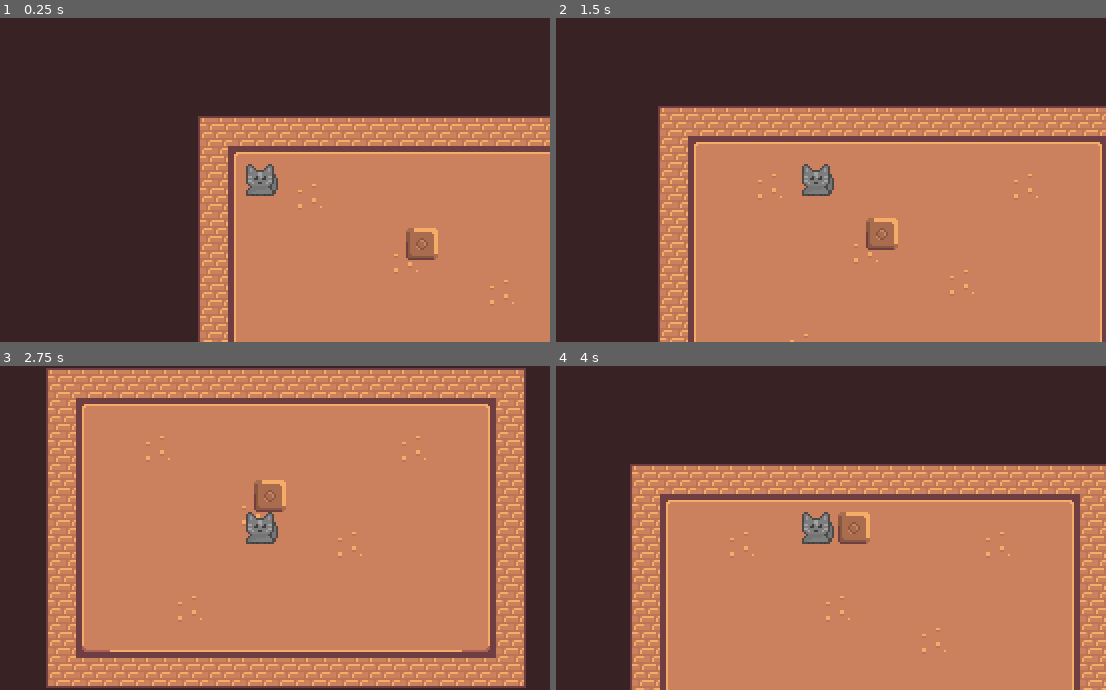
Above: before the commit, frames 1-4 (two rows, left to right).
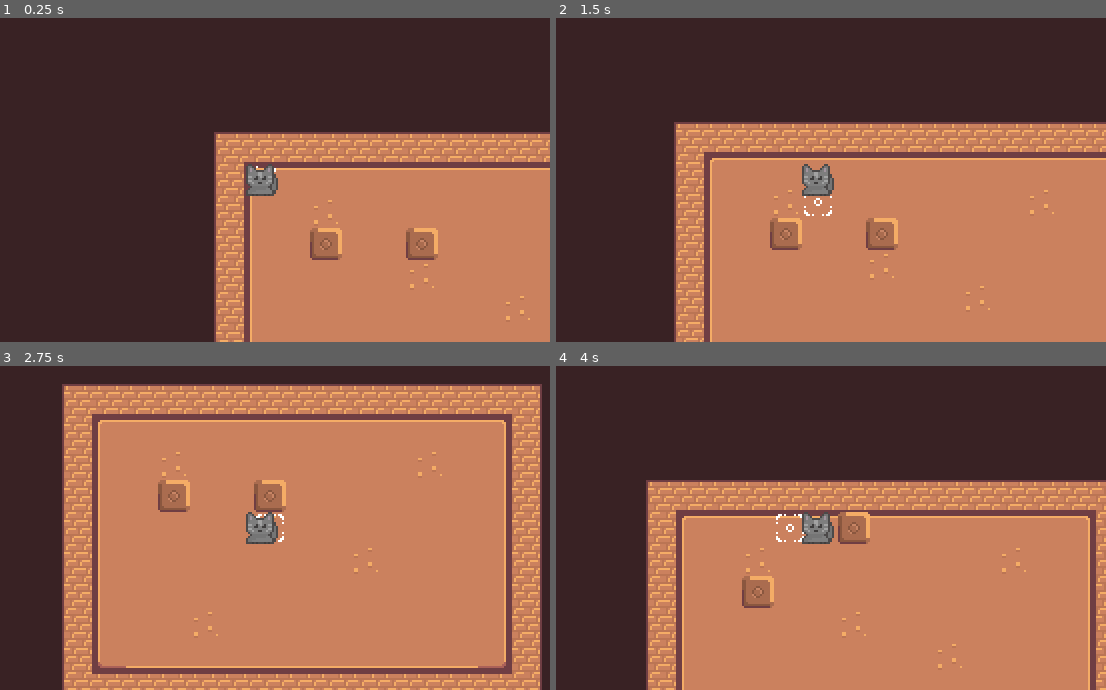
Above: after the commit, the same moments.

Repository: NeoRain314/GodotProjects
Game: Godot game, scene res://scenes/main.tscn
Two runs of this game, one before a commit and one after it. Both use one fixed random seed, a clock stepped at 60 frames per second and the inputs below. Before the commit the project starts from res://main.tscn.
Inputs:
- Up to frame 1 (0.25 s): no input
- Up to frame 2 (1.5 s): tap Enter at 0.5 s; hold D (move_right) 0.53-1.28 s; hold S (move_down) from 1.28 s (still down)
- Up to frame 3 (2.75 s): release S (move_down) at 2.03 s; hold D (move_right) from 2.03 s (still down)
- Up to frame 4 (4 s): release D (move_right) at 2.78 s; hold W (move_up) 2.78-3.53 s; hold A (move_left) from 3.53 s (still down)

The runs differ from the first frame. In frame 1, 12% of the frame differs, in the area x 36-100%, y 30-100%; in frame 2, 15%; in frame 3, 28%, in the area x 8-99%, y 0-100%; in frame 4, 16%.

Commit message:
changed box move code for multiple boxes

Diff:
--- a/CatBox Quest/project.godot
+++ b/CatBox Quest/project.godot
@@ -11,7 +11,7 @@
 [application]
 
 config/name="CatBox Quest"
-run/main_scene="res://main.tscn"
+run/main_scene="res://scenes/main.tscn"
 config/features=PackedStringArray("4.2", "GL Compatibility")
 config/icon="res://icon.svg"
 
@@ -22,6 +22,14 @@
 window/size/window_width_override=1152
 window/size/window_height_override=648
 window/stretch/mode="canvas_items"
+
+[file_customization]
+
+folder_colors={
+"res://assets/": "purple",
+"res://scenes/": "blue",
+"res://scripts/": "gray"
+}
 
 [input]
 
--- a/CatBox Quest/box.tscn
+++ b/CatBox Quest/scenes/box.tscn
@@ -1,7 +1,7 @@
 [gd_scene load_steps=6 format=3 uid="uid://csk50xgnp4st"]
 
 [ext_resource type="Texture2D" uid="uid://ffr6hmq22xqk" path="res://assets/littleCatTestTileset.png" id="1_yux1r"]
-[ext_resource type="Script" path="res://box.gd" id="2_5i0ex"]
+[ext_resource type="Script" path="res://scripts/box.gd" id="2_dpfnd"]
 
 [sub_resource type="AtlasTexture" id="AtlasTexture_j0crl"]
 atlas = ExtResource("1_yux1r")
@@ -17,7 +17,7 @@
 [node name="Box" type="Sprite2D"]
 position = Vector2(88, 8)
 texture = SubResource("AtlasTexture_j0crl")
-script = ExtResource("2_5i0ex")
+script = ExtResource("2_dpfnd")
 
 [node name="BoxSprite2D" type="Sprite2D" parent="."]
 texture = SubResource("AtlasTexture_15jjm")
--- a/CatBox Quest/main.tscn
+++ b/CatBox Quest/scenes/main.tscn
@@ -1,11 +1,11 @@
 [gd_scene load_steps=6 format=3 uid="uid://cyibyctcmf4bn"]
 
-[ext_resource type="Texture2D" uid="uid://ffr6hmq22xqk" path="res://assets/littleCatTestTileset.png" id="1_o813q"]
-[ext_resource type="PackedScene" uid="uid://csk50xgnp4st" path="res://box.tscn" id="1_vlt2g"]
-[ext_resource type="PackedScene" uid="uid://d44nf4yhbh64" path="res://player.tscn" id="2_528sn"]
+[ext_resource type="Texture2D" uid="uid://ffr6hmq22xqk" path="res://assets/littleCatTestTileset.png" id="1_ex34h"]
+[ext_resource type="PackedScene" uid="uid://d44nf4yhbh64" path="res://scenes/player.tscn" id="2_x07fi"]
+[ext_resource type="PackedScene" uid="uid://csk50xgnp4st" path="res://scenes/box.tscn" id="3_8qftl"]
 
 [sub_resource type="TileSetAtlasSource" id="TileSetAtlasSource_fdc72"]
-texture = ExtResource("1_o813q")
+texture = ExtResource("1_ex34h")
 0:0/0 = 0
 1:0/0 = 0
 2:0/0 = 0
@@ -41,15 +41,18 @@
 [node name="Main" type="Node2D"]
 
 [node name="TileMap" type="TileMap" parent="."]
-position = Vector2(-8, -8)
 tile_set = SubResource("TileSet_jr6sk")
 format = 2
 layer_0/tile_data = PackedInt32Array(-393223, 2, 5, -327687, 2, 5, -262151, 2, 5, -196615, 2, 5, -131079, 2, 5, -65543, …(13720 unchanged characters)…
 
-[node name="Player" parent="." instance=ExtResource("2_528sn")]
+[node name="Player" parent="." instance=ExtResource("2_x07fi")]
 position = Vector2(56, -8)
 
-[node name="Box" parent="." instance=ExtResource("1_vlt2g")]
+[node name="Box" parent="." instance=ExtResource("3_8qftl")]
 position = Vector2(136, 24)
 
+[node name="Box2" parent="." instance=ExtResource("3_8qftl")]
+position = Vector2(88, 24)
+debug_color_setting = 10
+
 [connection signal="moveBox" from="Player" to="Box" method="_on_player_move_box"]
--- a/CatBox Quest/player.tscn
+++ b/CatBox Quest/scenes/player.tscn
@@ -1,11 +1,11 @@
 [gd_scene load_steps=5 format=3 uid="uid://d44nf4yhbh64"]
 
 [ext_resource type="Texture2D" uid="uid://ffr6hmq22xqk" path="res://assets/littleCatTestTileset.png" id="2_4ksq4"]
-[ext_resource type="Script" path="res://player.gd" id="2_ltrsa"]
+[ext_resource type="Script" path="res://scripts/player.gd" id="2_ltrsa"]
 
 [sub_resource type="AtlasTexture" id="AtlasTexture_r788b"]
 atlas = ExtResource("2_4ksq4")
-region = Rect2(32, 96, 16, 16)
+region = Rect2(0, 96, 16, 16)
 
 [sub_resource type="AtlasTexture" id="AtlasTexture_lcapw"]
 atlas = ExtResource("2_4ksq4")
--- a/CatBox Quest/testPlayer.tscn
+++ b/CatBox Quest/scenes/testPlayer.tscn
@@ -1,7 +1,7 @@
 [gd_scene load_steps=3 format=3 uid="uid://dnuqkuendnyh3"]
 
-[ext_resource type="Script" path="res://testPlayer.gd" id="1_2co8f"]
-[ext_resource type="Texture2D" uid="uid://168e3duyv53v" path="res://assets/kenney_pixel-platformer-blocks/Tiles/Marble/tile_0015.png" id="2_p7b6l"]
+[ext_resource type="Script" path="res://scripts/testPlayer.gd" id="1_2co8f"]
+[ext_resource type="Texture2D" path="res://assets/kenney_pixel-platformer-blocks/Tiles/Marble/tile_0015.png" id="2_p7b6l"]
 
 [node name="player" type="Area2D"]
 script = ExtResource("1_2co8f")
--- a/CatBox Quest/box.gd
+++ b/CatBox Quest/scripts/box.gd
@@ -1,6 +1,9 @@
 extends Sprite2D
+@export var debug_color_setting = 0
+var is_moving = false
 
-var is_moving = false
+func _ready():
+	$Area2D/CollisionShape2D.debug_color = debug_color_setting
 
 func _physics_process(delta): #smoothly move player
 	if is_moving == false:
--- a/CatBox Quest/player.gd
+++ b/CatBox Quest/scripts/player.gd
@@ -51,6 +51,7 @@
 	$RayCast2D.force_raycast_update()
 
 	if $RayCast2D.is_colliding():
+		print($RayCast2D.get_collider())
 		var box_target_tile: Vector2i = Vector2i(
 			target_tile.x + direction.x,
 			target_tile.y + direction.y,
@@ -60,7 +61,10 @@
 		if box_tile_data.get_custom_data("solid") == true:
 			box_targed_tile_solid = true
 
-		moveBox.emit(direction, box_targed_tile_solid)
+		var box = $RayCast2D.get_collider().get_parent()
+		box._on_player_move_box(direction, box_targed_tile_solid)
+
+		#moveBox.emit(direction, box_targed_tile_solid)
 
 	# move player ----------------------------------------
 	is_moving = true
Binary file added: CatBox Quest/assets/CatBoxGame_Tileset.png
Not shown, added: CatBox Quest/assets/CatBoxGame_Tileset.png.import
Renamed: CatBox Quest/testPlayer.gd -> CatBox Quest/scripts/testPlayer.gd
